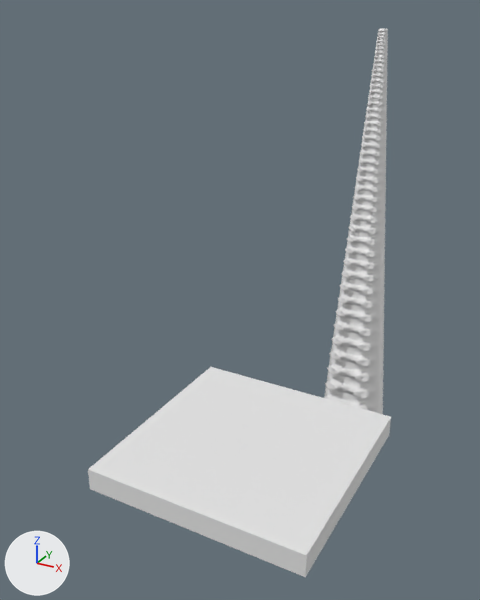
A saved change to the Blender file Assets/Modelagens 3D/Modelagem_Cenário/PI_Construtores_Tentaculo de Ataque.blend.
The view is the same before and after, from a 50 mm lens placed at (8.9, -28.2, 20.3), pointed at (-2.2, -8.0, 10.1). The axes (+X, +Y, +Z) are drawn at lower left. The lights are the same throughout. The older version comes first.

The older version as bpy lines, for what is in view:
```python
me_circle = bpy.data.meshes.new('Circle')
me_circle.from_pydata(...)  # 5501 vertices, 8054 faces; spans x -1.0..1.0, y -1.3..1.0, z 0.0..19.5
me_circle.polygons.foreach_set('use_smooth', [True] * 8054)
me_plane = bpy.data.meshes.new('Plane')
me_plane.from_pydata(...)  # a box spanning x -1.0..1.0, y -1.0..1.0, z -0.21..0.0
ob_circle = bpy.data.objects.new('Circle', me_circle)
ob_circle.location = (0.0, 0.0, 0.0)
ob_circle.scale = (1.68, 1.37, 0.999)
ob_plane = bpy.data.objects.new('Plane', me_plane)
ob_plane.location = (0.02, -11.39, 5.83)
ob_plane.scale = (-3.84, -3.84, -3.84)
```
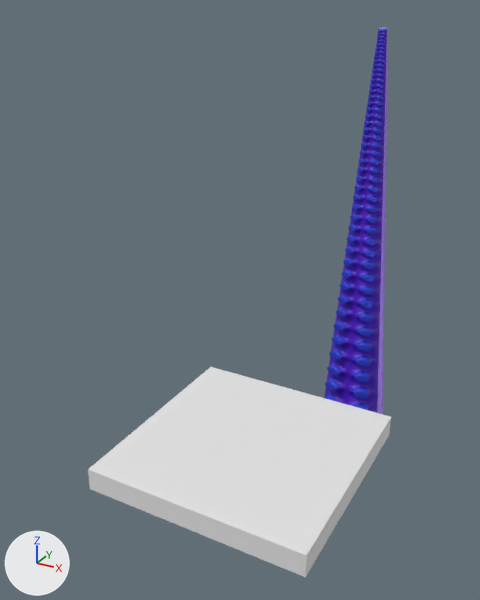
Scene script edits in JSON lines:
```json
{"op": "add", "block": "img_tentaculo", "code": ["img_tentaculo = load_image('Tentaculo', '_unpacked/Tentaculo', 1024, 1024, 'sRGB')"]}
{"op": "add", "block": "mat_material", "code": ["mat_material = principled_material('Material')", "mat_material.texture = img_tentaculo"]}
{"block": "me_circle", "where": "# used by ob_circle; location = (0.0, 0.0, 0.0); scale = (1.68, 1.37, 0.999)"}
{"op": "remove", "block": "me_circle", "code": "me_circle.from_pydata(...)  # 5501 vertices, 8054 faces; spans x -1.0..1.0, y -1.3..1.0, z 0.0..19.5"}
{"op": "add", "block": "me_circle", "code": "me_circle.from_pydata(...)  # 5170 vertices, 6053 faces; spans x -1.0..1.0, y -1.3..1.0, z 0.0..19.6"}
{"block": "me_circle", "change": "me_circle part 1: 81 vertices moved within x -0.4..0.4, y -0.3..0.0, z 12.3..19.5; 334 vertices removed from x -0.9..0.9, y -0.6..0.1, z 0.4..19.5; 3 vertices added at x -0.9..0.9, y -0.4..0.0, z 0.0..19.6"}
{"block": "me_circle", "change": "me_circle part 2: 3822 faces spanning x -1.0..1.0, y -1.3..1.0, z 0.0..19.5 switch from no material to mat_material (picture img_tentaculo)"}
```

Location of each change, (x1, y1, x2, y2) in pixels of the pictures (480 x 600 px):
```json
{"object": "Circle", "change": "reshaped", "before": [324, 28, 388, 414], "after": [324, 27, 388, 414]}
{"part": 1, "of": "me_circle", "change": "reshaped", "before": [324, 28, 388, 413], "after": [353, 27, 388, 211]}
{"part": 2, "of": "me_circle", "change": "recoloured", "before": [324, 30, 388, 414], "after": [324, 30, 388, 414], "on screen": "white to blue"}
```
